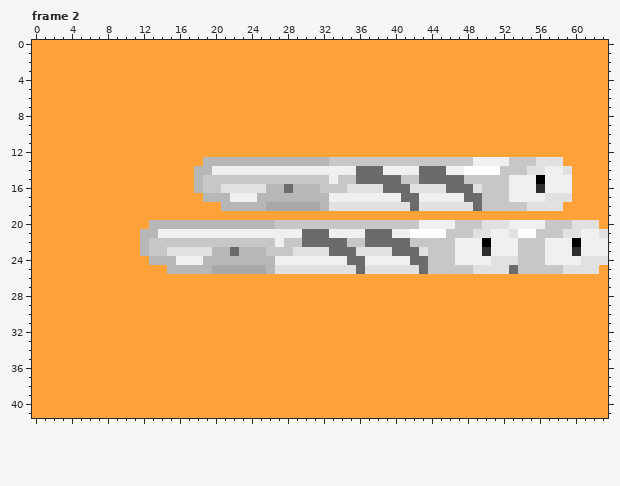
File history of a pixel-art file, aseassets/avaligatlingrail.ase. This is how it looked before the edit.
64x42 pixels, 2 frames. Colours within 5 levels of each other are drawn and written as one. Shown: frame 2.
Now the later version:
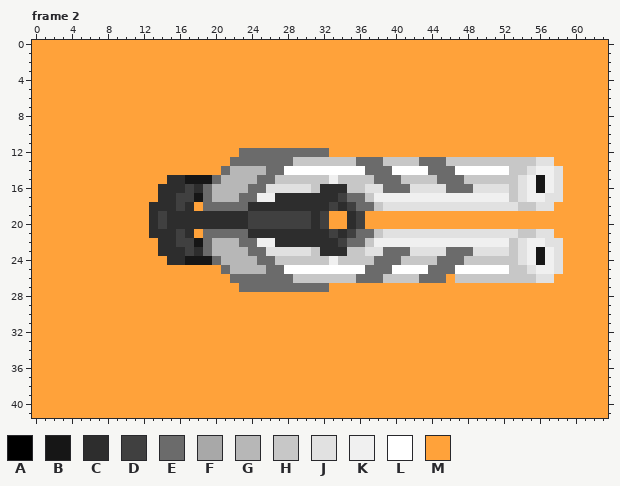
Palette (. is transparent): A #000000  B #161616  C #2d2d2d  D #404040  E #6b6b6b  F #a8a8a8  G #b7b7b7  H #c7c7c7  J #e1e1e1  K #f0f0f0  L #ffffff  M #ffa23a
What changed:
layer "Weapon Back" now hidden
Changed rows in their new state; - is an unchanged pixel.
Frame 2:
first column x 12:
12 -----------EEEEEEEEEE-------------------------------
13 -------MMMEEEEEEEHHHH---EEE----EEE---HHHH-----M-----
14 ------MMMEGGGGEELLLLLLLLL--ELLLL--EL----L---K-JM----
15 ---CCBBBEGGGGEE---------HH-----HH--------HJ-B-JM----
16 --CCCDCEGGGGEEJJJJJHCCCHH-------------JJJHJ-B-JM----
17 --CCDDBE--GEEKKCCCCCCCDEEH---KK-----KKKKKHJ----M----
18 -CCCDC-EEEEECCCCCCCCCDCDEEH---J------JJJJJ-H--M-----
19 -CDCCCCCCCCCDDDDDDDCD--CD---------------------------
20 -CDCCCCCCCCCDDDDDDDCDMMCDMMMMMMMMMMMMMMMMMMMMMMMMMM-
21 MCCCDCMEEEEECCCCCCCCCDCDE-HJJJJJJJJJJ--JJ-HHJJMMMMMM
22 MMCCDDBEGGGEEKKCCCCCCCDEEHKKKKKKKKK---K--HJKKJJMMMMM
23 MMCCCDCE--G-EEJJJ--HCCCHH--E--J-JJEEEJJJJHJKB-JMMMMM
24 -MMCCBBBE----EEHHHHHH-HHHHEEEHHH-EEEHHHHHHJKB-JMMMMM
25 ---MMMMMMEGGGGEELLLLLLLLLEEELLLLEEELLLLLLH-JKKJMMMM-
26 ----------EEEEEEEHHHHHHHEEEHHHHEEE-HHHHHHHHHJJ------
27 -----------EEEEEEEEEE-------------------------------
Boxes around the changes in both pictures, in picture pixels (x1, y1, x2, y2):
changed: (140, 148, 608, 292)
